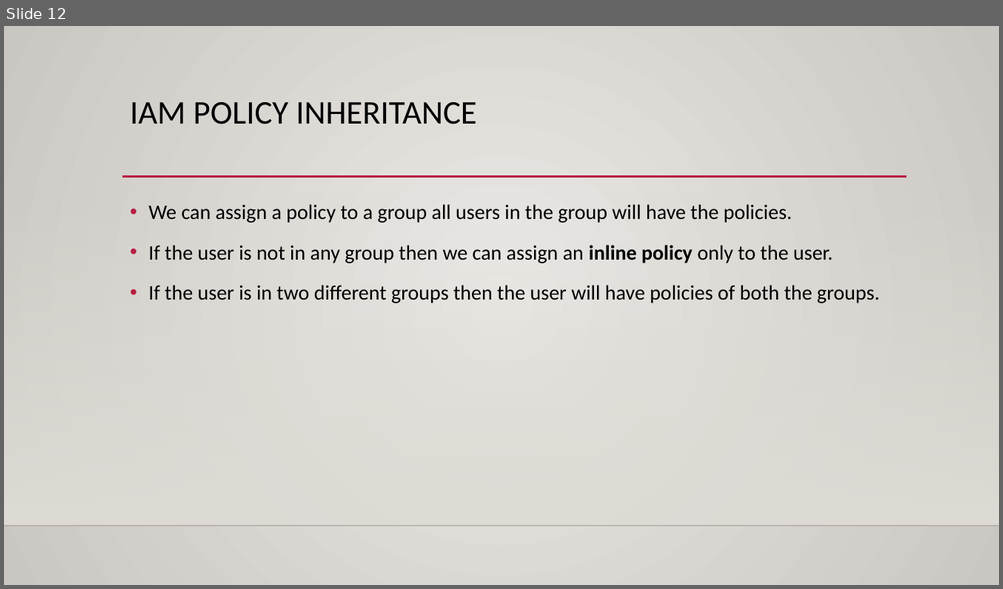
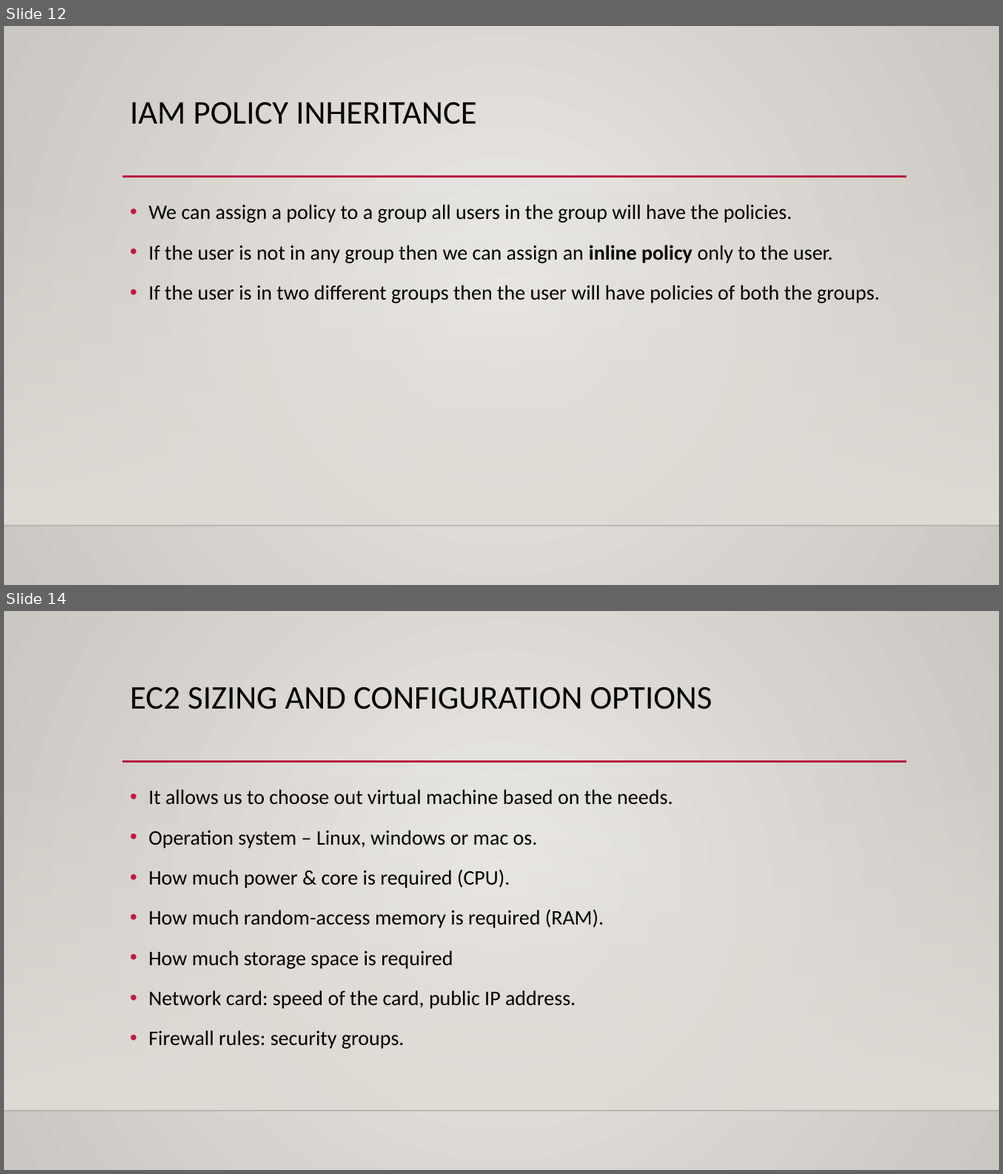
Before and after one commit to kushalnaidu007/AWS-Solution-Architect, a slide deck: AWS-SAA.pptx. Shown one above the other, each under a label of ours: slide 12 before the commit, slides 12 and 14 after it; the slides between them are not shown. The pictures are 1003x589 and 1003x1174 pixels, drawn with LibreOffice and Linux fonts; fonts in the diff are those of the drawing; background and template pictures are left out. Boxes give left, top, right and bottom in pixels: in the first picture for what was removed or moved away, otherwise in the second. Text is boxed around its words. In the diff, an @@ line names an element or a change of style, - is before the commit and + after.

```diff
--- a/AWS-SAA.pptx
+++ b/AWS-SAA.pptx
@@ slide 14 added at (4, 611, 999, 1170), background gradient #ECEAE7 to #CAC7C1; not listed: 3 template elements that a slide beside it also shows @@
@@ title added at (130, 687, 712, 709), 32 pt, text #000000 @@
+EC2 SIZING AND CONFIGURATION OPTIONS
@@ text added at (148, 789, 672, 1049), 20 pt, text #000000 @@
+• It allows us to choose out virtual machine based on the needs.
+• Operation system – Linux, windows or mac os.
+• How much power & core is required (CPU).
+• How much random-access memory is required (RAM).
+• How much storage space is required
+• Network card: speed of the card, public IP address.
+• Firewall rules: security groups.
```
Also in this commit, not shown: 9 other slides added.
